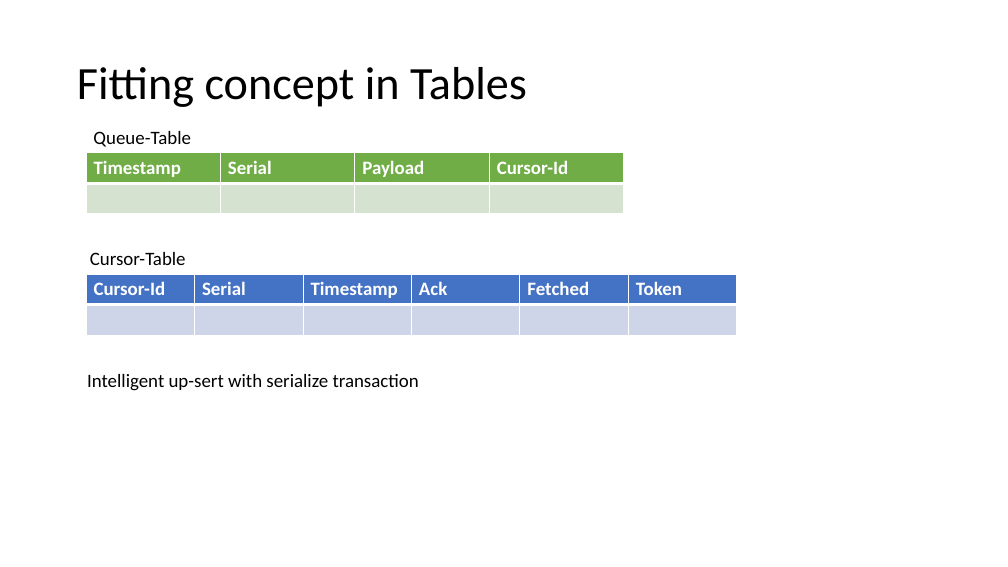
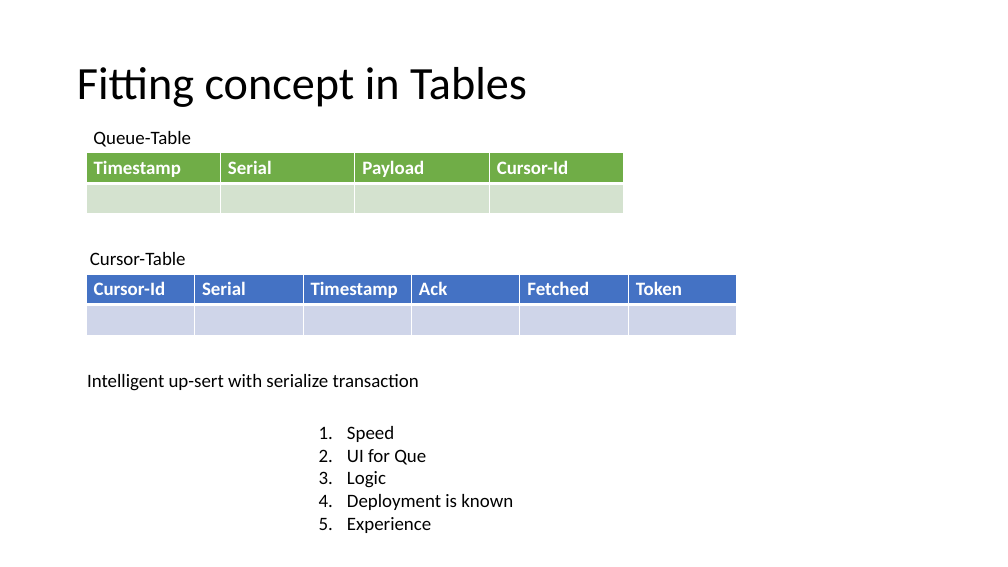
Before and after one commit to LRagji/pg-queue, a slide deck: slide 5 of docs/Modes.pptx. Drawn at 1008x567 pixels with LibreOffice and Linux fonts; fonts in the diff are those of the drawing. Boxes give left, top, right and bottom in pixels: in the first picture for what was removed or moved away, otherwise in the second. Text is boxed around its words. In the diff, an @@ line names an element or a change of style, - is before the commit and + after.

```diff
--- a/docs/Modes.pptx
+++ b/docs/Modes.pptx
@@ text added at box(347, 426, 513, 533), 18 pt, text #000000 @@
+1. Speed
+2. UI for Que
+3. Logic
+4. Deployment is known
+5. Experience
```
Also in this commit, not shown: 7 other files.
